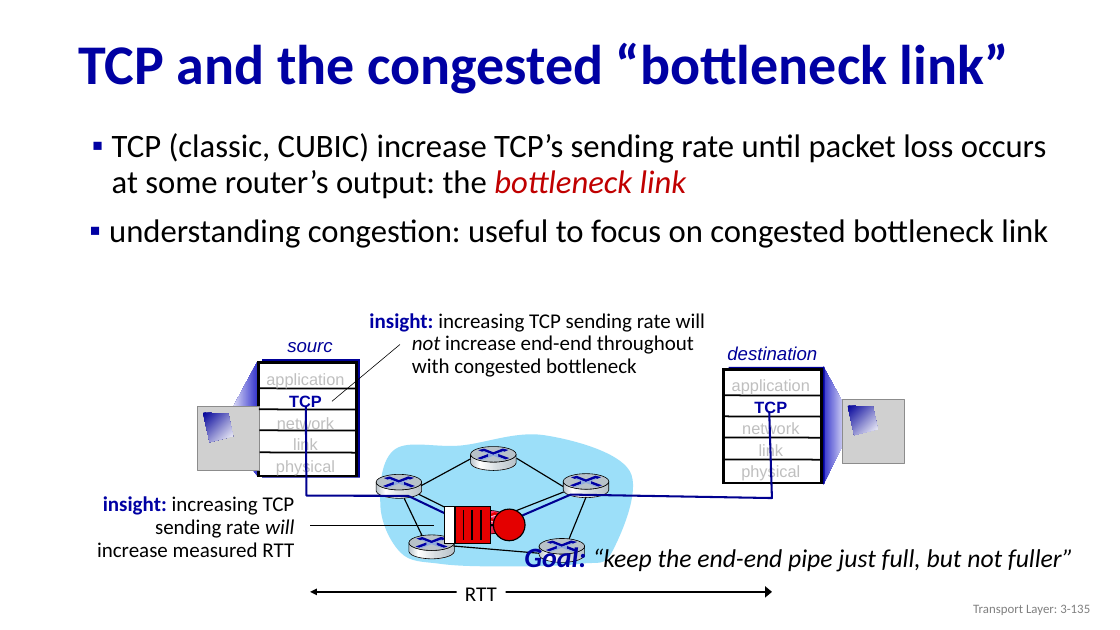
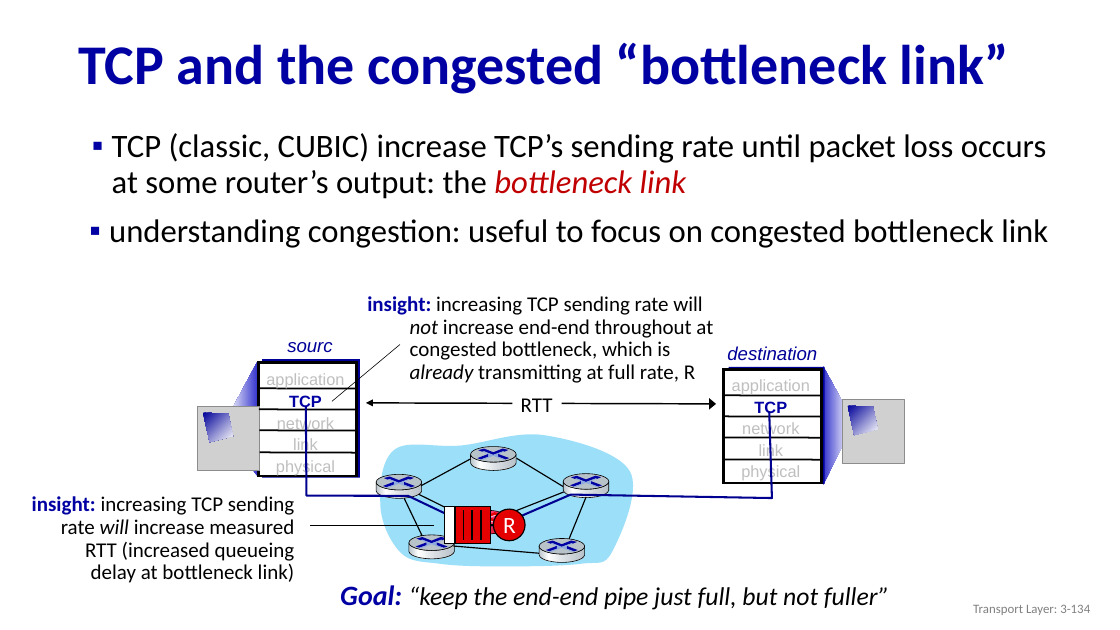
Before and after one commit to huangqy89/cn-2026, a slide deck: slide 134 of static_files/lectures/Chapter_3_v8.2.pptx (slide 135 before the commit). Drawn at 1120x630 pixels with LibreOffice and Linux fonts; fonts in the diff are those of the drawing; grey boxes stand for pictures. Boxes give left, top, right and bottom in pixels: in the first picture for what was removed or moved away, otherwise in the second. Text is boxed around its words. In the diff, an @@ line names an element or a change of style, - is before the commit and + after.

Commit message:
Add Lecture 4

```diff
--- a/static_files/lectures/Chapter_3_v8.2.pptx
+++ b/static_files/lectures/Chapter_3_v8.2.pptx
@@ text at (367, 296, 713, 383): text changed @@
-insight: increasing TCP sending rate will not increase end-end throughout with congested bottleneck
+insight: increasing TCP sending rate will not increase end-end throughout at congested bottleneck, which is already transmitting at full rate, R
@@ text "RTT": place and size @@
-text "RTT" at (465, 587, 497, 601)
+text "RTT" at (521, 398, 553, 412)
@@ double arrow moved from (310, 592) - (772, 592) to (366, 403) - (716, 404) @@
@@ text at (32, 496, 295, 583): text changed @@
-insight: increasing TCP sending rate will increase measured RTT
+insight: increasing TCP sending rate will increase measured RTT (increased queueing delay at bottleneck link)
@@ text added at (503, 518, 516, 539), 20 pt, text #FFFFFF @@
+R
@@ text "Goal: “keep the end-end pipe ..." rewrapped from (524, 544, 1074, 574) to (340, 585, 890, 610) @@
@@ text at (973, 605, 1090, 615): text changed @@
-Transport Layer: 3-135
+Transport Layer: 3-134
```
Also in this commit, not shown: 3 other slides changed, 5 slides added, 3 slides removed, 3 other files.
